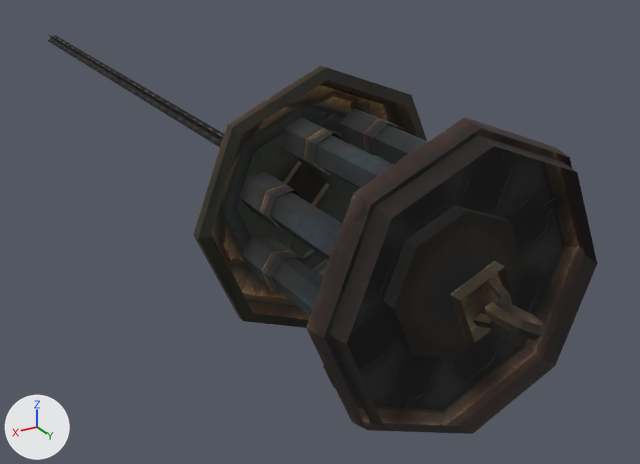
Two versions of the OBJ model sceneobjs/shenjie_dongxue_373/shejie_dongxue_373_diaotai_03.obj, one commit apart.
Before and after are seen from a 50 mm lens placed at (265.0, 247.0, 200.0), pointed at (-72.0, -315.0, -81.0). Every picture has the same lights, and +X, +Y and +Z are marked at lower left. Where no turn or scale is listed for an object, it has been applied to the vertices. Vertices at the same position are counted once.

In view in the first picture: 'shejie_dongxue_373_diaotai_03'.
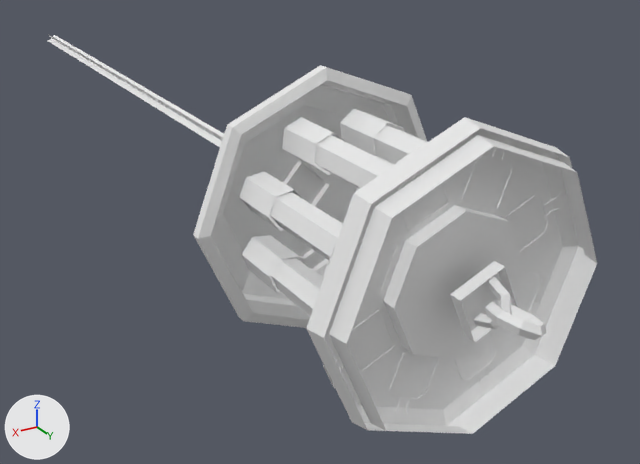
What differs and where, as boxes (x1, y1, x2, y2) in the pictures (640 x 464 px):
part 1 of me_shejie_dongxue_373_diaotai_03, recoloured (black to grey): (193, 65, 597, 434) in both
part 2 of me_shejie_dongxue_373_diaotai_03, recoloured (black to white): (48, 34, 224, 147) in both
part 3 of me_shejie_dongxue_373_diaotai_03, recoloured (black to white): (223, 105, 570, 414) in both

The change, as a list of edits to the scene's bpy script:
```text
Add mat_material_2_1:
    mat_material_2_1 = principled_material('material_2')
    mat_material_2_1.base_color = (0.8, 0.8, 0.8)  # white #e7e7e7
    mat_material_2_1.roughness = 1.0
Add mat_material_1_1:
    mat_material_1_1 = principled_material('material_1')
    mat_material_1_1.base_color = (0.8, 0.8, 0.8)  # white #e7e7e7
    mat_material_1_1.roughness = 1.0
Add mat_material_3_1:
    mat_material_3_1 = principled_material('material_3')
    mat_material_3_1.base_color = (0.8, 0.8, 0.8)  # white #e7e7e7
    mat_material_3_1.roughness = 1.0
Change me_shejie_dongxue_373_diaotai_03:
    where me_shejie_dongxue_373_diaotai_03.from_pydata(...)  # 730 vertices, 948 faces; spans x -85.0..87.0, y -800.0..0.0, z -86.0..86.0
    used by ob_shejie_dongxue_373_diaotai_03; location = (0.0, 0.0, 0.0)
    me_shejie_dongxue_373_diaotai_03 part 1: all 360 faces that had it switch from mat_material_2 (picture img_shejie_dongxue_373_diaotai_03_02_png) to mat_material_2_1 (white #e7e7e7)
    me_shejie_dongxue_373_diaotai_03 part 2: all 32 faces that had it switch from mat_material_3 (picture img_shenjie_dongxue_373_diaotai_01_02_png) to mat_material_3_1 (white #e7e7e7)
    me_shejie_dongxue_373_diaotai_03 part 3: all 556 faces that had it switch from mat_material_1 (picture img_shejie_dongxue_373_diaotai_03_01_png) to mat_material_1_1 (white #e7e7e7)
```
